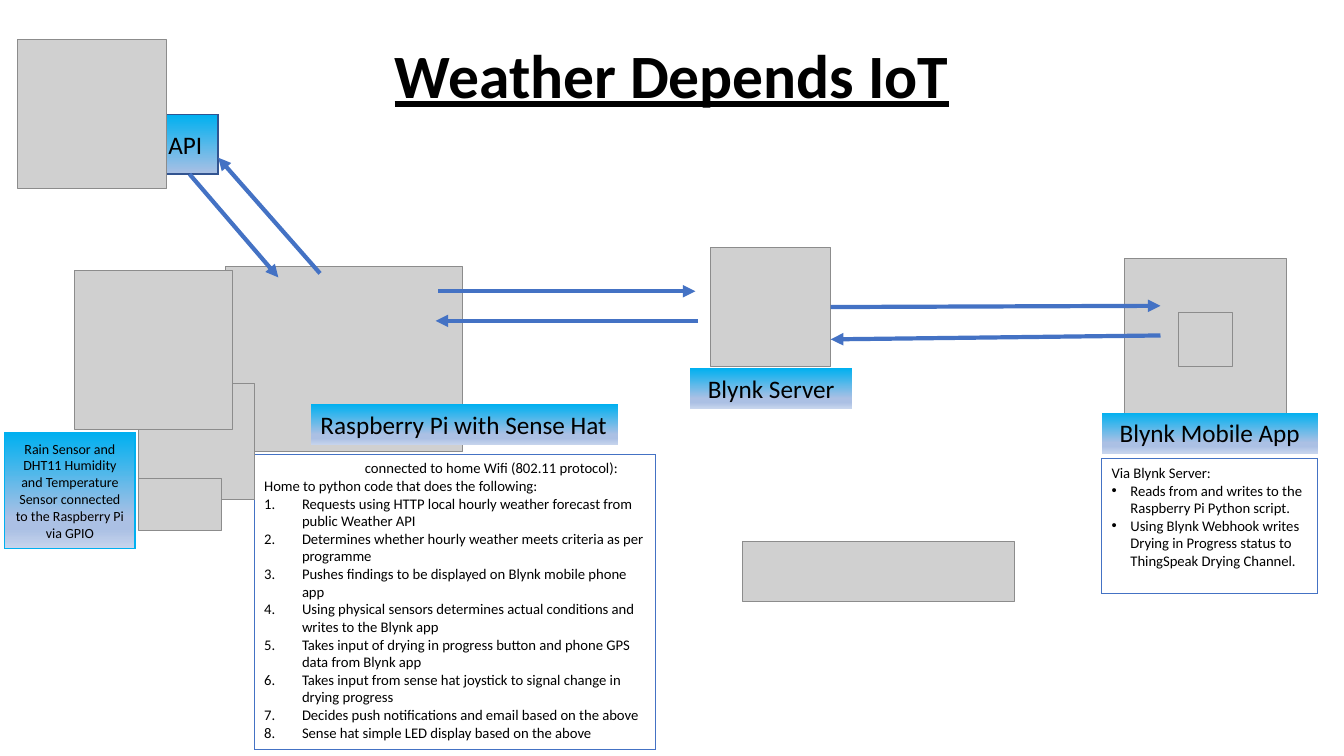
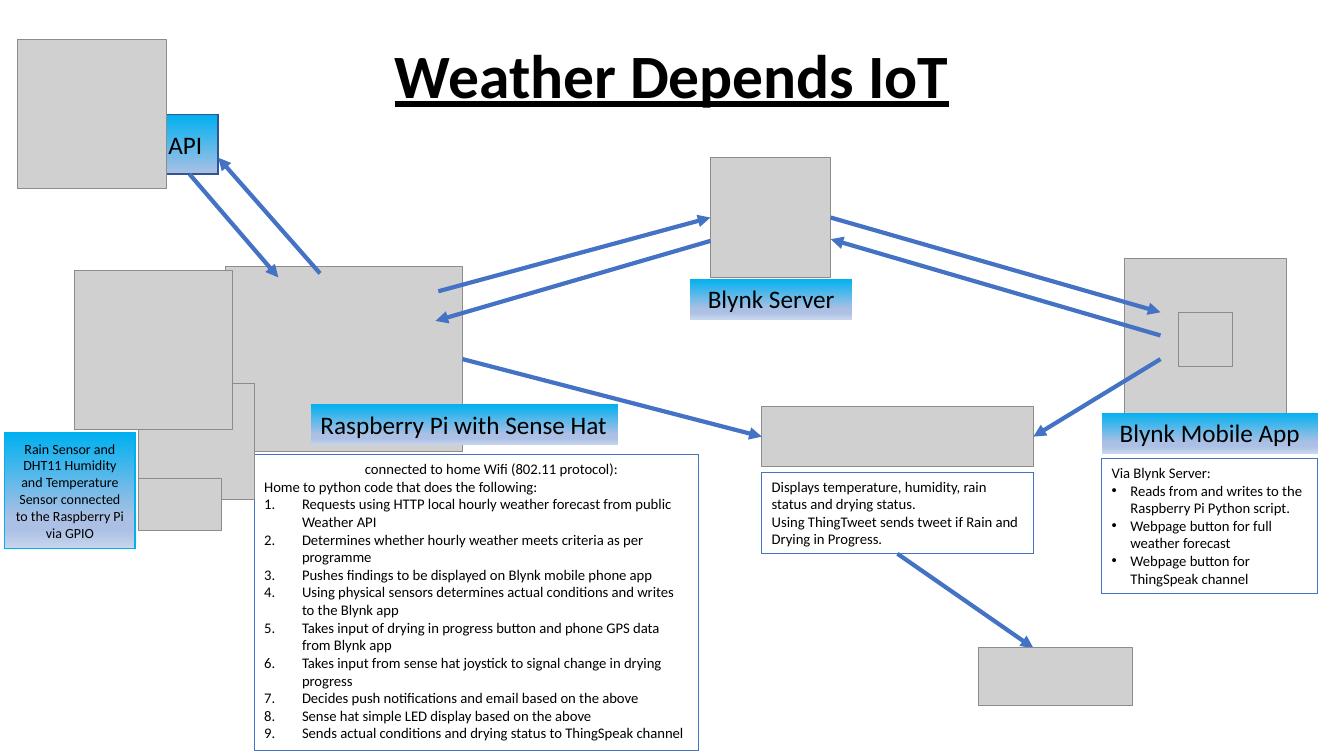
Before and after one commit to KathleenMK/IoT_Weather_Dependent, a slide deck: slide 1 of WeatherDependsGraphics.pptx (slide 3 before the commit). Drawn at 1344x756 pixels with LibreOffice and Linux fonts; fonts in the diff are those of the drawing; grey boxes stand for pictures. Boxes give left, top, right and bottom in pixels: in the first picture for what was removed or moved away, otherwise in the second. Text is boxed around its words. In the diff, an @@ line names an element or a change of style, - is before the commit and + after.

Commit message:
Updates to interface with ThingSpeak Channel

```diff
--- a/WeatherDependsGraphics.pptx
+++ b/WeatherDependsGraphics.pptx
@@ picture: place and size @@
-picture at bbox=[711, 247, 831, 367]
+picture at bbox=[711, 158, 831, 278]
@@ arrow moved from (439, 291) - (696, 291) to (439, 291) - (711, 218) @@
@@ arrow moved from (831, 308) - (1160, 306) to (831, 218) - (1160, 313) @@
@@ arrow moved from (1160, 336) - (831, 340) to (1160, 336) - (831, 239) @@
@@ arrow moved from (699, 321) - (436, 321) to (711, 241) - (436, 321) @@
@@ rectangle "Blynk Server": place and size @@
-rectangle "Blynk Server" at bbox=[691, 368, 853, 408]
+rectangle "Blynk Server" at bbox=[691, 279, 853, 320]
@@ arrow added from (463, 359) to (762, 437), #4472C4 3 pt @@
@@ arrow added from (1160, 359) to (1033, 437), #4472C4 3 pt @@
@@ picture: place and size @@
-picture at bbox=[743, 541, 1014, 602]
+picture at bbox=[762, 406, 1033, 467]
@@ rectangle "connected to home Wifi (802.11 ...": place and size @@
-rectangle "connected to home Wifi (802.11 ..." at bbox=[254, 455, 655, 750]
+rectangle "connected to home Wifi (802.11 ..." at bbox=[254, 455, 698, 750]
@@ rectangle added at bbox=[762, 473, 1033, 555], outline #4472C4 0.75 pt, 10.5 pt, text #000000 @@
+Displays temperature, humidity, rain status and drying status.
+Using ThingTweet sends tweet if Rain and Drying in Progress.
@@ text in rectangle at bbox=[1130, 520, 1272, 587]: text changed @@
-• Using Blynk Webhook writes Drying in Progress status to ThingSpeak Drying Channel.
+• Webpage button for full weather forecast
+• Webpage button for ThingSpeak channel
@@ arrow added from (897, 554) to (1033, 648), #4472C4 3 pt @@
@@ picture added at bbox=[979, 648, 1133, 706] @@
@@ text in rectangle at bbox=[302, 727, 684, 741]: paragraph added @@
+9. Sends actual conditions and drying status to ThingSpeak channel
```
Also in this commit, not shown: 2 slides removed, 3 other files.
